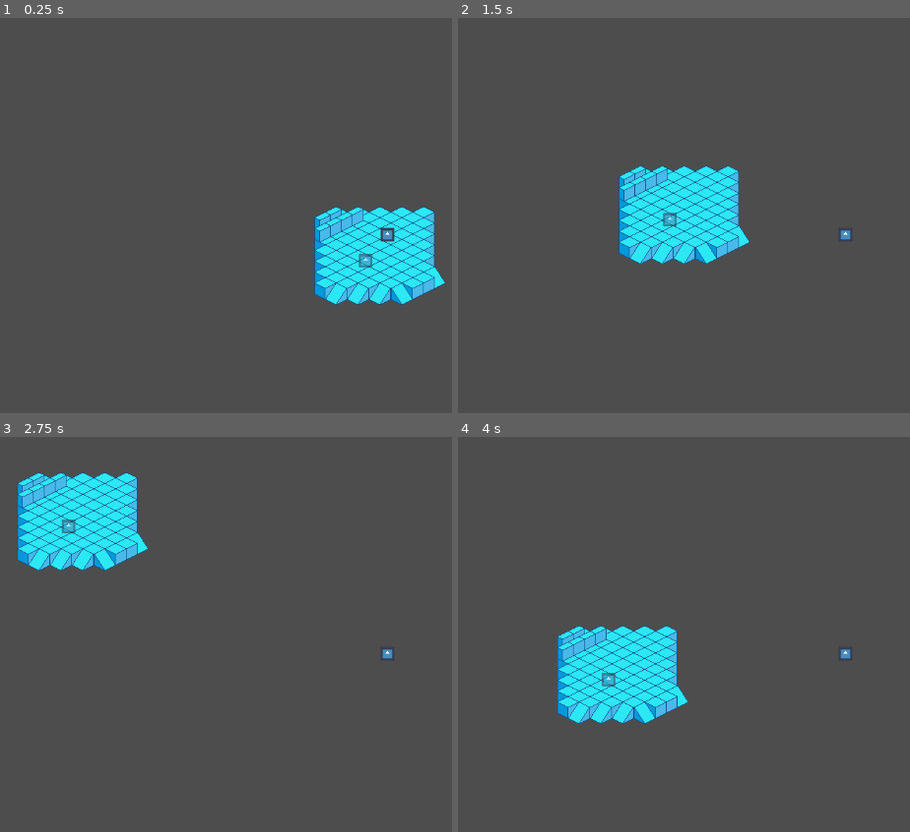
Above: before the commit, frames 1-4 (two rows, left to right).
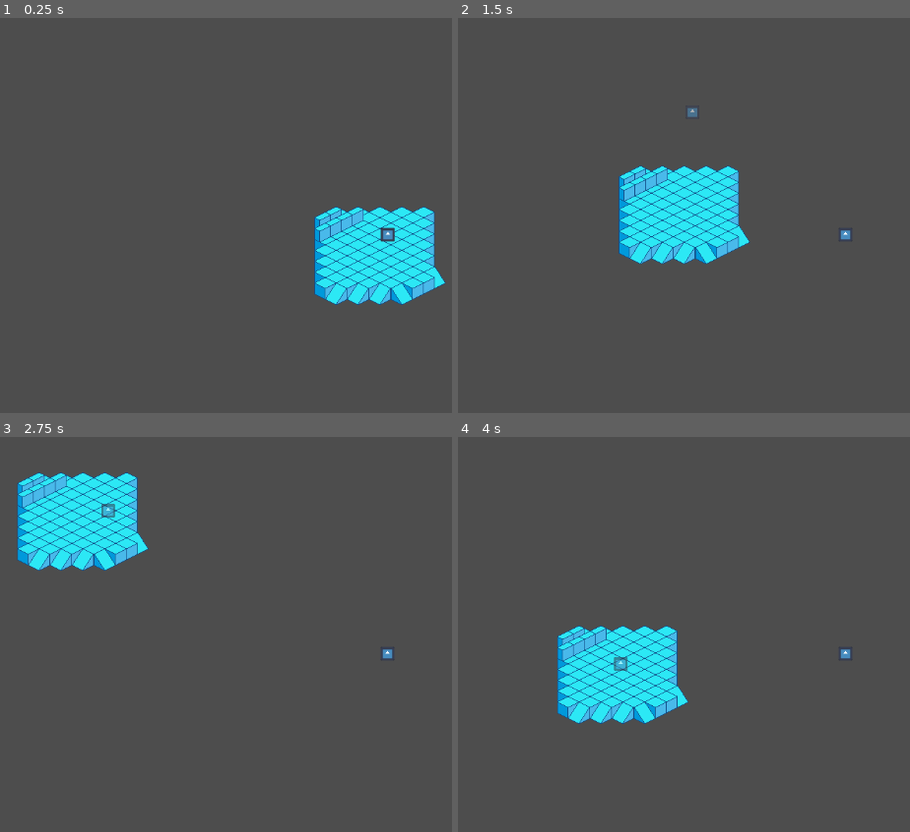
Above: after the commit, the same moments.

Repository: seanj29/LostEchoes
Game: Godot game, scene res://Scenes/Main.tscn
Same seed, same stepped clock (60 frames per second), same inputs: the game is played once before the commit and once after it. The engine's default icon, where the game draws it, is replaced by a stand-in: a white triangle on a blue panel in a dark square.
Inputs:
- Up to frame 1 (0.25 s): no input
- Up to frame 2 (1.5 s): tap Enter at 0.5 s; hold Right (Right) 0.53-1.28 s; tap Space (Special) at 0.6, 1.35 s; hold Down (Down) from 1.28 s (still down)
- Up to frame 3 (2.75 s): release Down (Down) at 2.03 s; hold Right (Right) from 2.03 s (still down); tap Space (Special) at 2.1 s
- Up to frame 4 (4 s): release Right (Right) at 2.78 s; hold Up (Up) 2.78-3.53 s; tap Space (Special) at 2.85, 3.6 s; hold Left (Left) from 3.53 s (still down)

The runs differ from the first frame. In frame 1, 0.1% of the frame differs, in the area x 79-88%, y 53-64%; in frame 2, 0.2%; in frame 3, 0.2%, in the area x 13-26%, y 16-25%; in frame 4, 0.2%.

Commit message:
made the ghost and gave up on trying to do some match/case statement

Diff:
--- a/Resources/Ghosts/replay1.tres
+++ b/Resources/Ghosts/replay1.tres
@@ -1,23 +1,17 @@
 [gd_resource type="Resource" script_class="ReplayGhost" load_steps=2 format=3]
 
-[ext_resource type="Script" path="res://Scripts/ReplayScript.gd" id="1_akgo2"]
+[ext_resource type="Script" path="res://Scripts/ReplayScript.gd" id="1_dq88o"]
 
 [resource]
-script = ExtResource("1_akgo2")
+script = ExtResource("1_dq88o")
 level = 1
 Replay = {
-31: ["Up_pressed"],
-42: ["Left_pressed"],
-45: ["Up_released"],
-46: ["Right_pressed"],
-52: ["Down_pressed", "Left_released"],
-59: ["Left_pressed"],
-60: ["Right_released"],
-61: ["Down_released"],
-69: ["Up_pressed"],
-70: ["Right_pressed"],
-71: ["Left_released"],
-81: ["Left_pressed"],
-84: ["Up_released", "Right_released"],
-88: ["Left_released"]
+67: ["Up_pressed", ["x = ", 421.0], ["y = ", 249.0]],
+91: ["Up_released", ["x = ", 421.0], ["y = ", 129.0]],
+115: ["Down_pressed", ["x = ", 421.0], ["y = ", 129.0]],
+142: ["Down_released", ["x = ", 421.0], ["y = ", 264.0]],
+161: ["Right_pressed", ["x = ", 421.0], ["y = ", 264.0]],
+187: ["Right_released", ["x = ", 551.0], ["y = ", 264.0]],
+206: ["Left_pressed", ["x = ", 551.0], ["y = ", 264.0]],
+235: ["Left_released", ["x = ", 406.0], ["y = ", 264.0]]
 }
--- a/Scenes/GhostsMovement.gd
+++ b/Scenes/GhostsMovement.gd
@@ -5,16 +5,66 @@
 
 var ReplayDict: Dictionary
 
+enum ActionsEnum {MOVE_LEFT,MOVE_RIGHT, MOVE_UP, MOVE_DOWN, SPECIAL}
 var currentFrame: int = 0
+var ActionsState := {Up_pressed = false, Down_pressed = false, Left_pressed = false, Right_pressed = false}
 # Called when the node enters the scene tree for the first time.
 func _ready():
 	var LoadedReplay: ReplayGhost = Level.load_new("res://Resources/Ghosts/replay1.tres")
-	ReplayDict = LoadedReplay.Replay
+	if LoadedReplay:
+		ReplayDict = LoadedReplay.Replay
+		print("GhostMovement.gd: resource loaded")
+	else:
+		print("GhostMovement.gd: No Resource found yet")
 
 
 # Called every frame. 'delta' is the elapsed time since the previous frame.
 func _physics_process(_delta):
-	currentFrame += 1
-	var ActionsTaken = ReplayDict.get(currentFrame)
-	if ActionsTaken:
-		print(ActionsTaken)
+
+
+	if ReplayDict:
+		currentFrame += 1
+		var ActionsTaken = ReplayDict.get(currentFrame)
+		if ActionsTaken:
+			for Action in ActionsTaken:
+				if Action is String:
+					parseAction(Action)
+
+	Movement(ActionsState)
+
+
+
+func parseAction(Action: String):
+	match Action.to_lower():
+		"up_pressed":
+			ActionsState.Up_pressed = true
+		"up_released":
+			ActionsState.Up_pressed = false
+		"down_pressed":
+			ActionsState.Down_pressed = true
+		"down_released":
+			ActionsState.Down_pressed = false
+		"left_pressed":
+			ActionsState.Left_pressed = true
+		"left_released":
+			ActionsState.Left_pressed = false
+		"right_pressed":
+			ActionsState.Right_pressed = true
+		"right_released":
+			ActionsState.Right_pressed = false
+		var anything_else:
+			print(anything_else)
+	return
+
+
+func Movement(StateDict: Dictionary) -> void:
+
+	if StateDict.Up_pressed:
+		position.y -= 5
+	if StateDict.Down_pressed:
+		position.y += 5
+	if StateDict.Left_pressed:
+		position.x -= 5
+	if StateDict.Right_pressed:
+		position.x += 5
+	return
--- a/Scenes/Main.tscn
+++ b/Scenes/Main.tscn
@@ -19,5 +19,5 @@
 floor_stop_on_slope = false
 
 [node name="MainGhost" parent="." instance=ExtResource("3_a4wib")]
-position = Vector2(389, 287)
+position = Vector2(422, 249)
 scale = Vector2(0.16, 0.16)
--- a/Scripts/PlayerMovement.gd
+++ b/Scripts/PlayerMovement.gd
@@ -21,10 +21,10 @@
 	var LoadedReplay: ReplayGhost = Level.load_new("res://Resources/Ghosts/replay1.tres")
 	if LoadedReplay:
 		ReplayDict = LoadedReplay.Replay
-		print("resource loaded")
+		print("PlayMovement.gd: resource loaded")
 	else:
 		ReplayDict = Level.ReplayResource.Replay
-		print("Resource not found")
+		print("PlayMovement.gd: Resource not found")
 
 
 func _physics_process(_delta):
@@ -41,22 +41,28 @@
 func _unhandled_key_input(event: InputEvent):
 
 	var Frame := Engine.get_physics_frames()
-	var filteredArray := ActionArray.filter(
-		func(action:String) -> bool:
-		return event.is_action(action)
-	)
 
-	var actionsThisFrame := filteredArray.map(
+	var actionsMap := ActionArray.map(
 		func(action: String):
 		if event.is_action_pressed(action):
 			return "%s_pressed" % action
 		elif event.is_action_released(action):
 			return "%s_released" % action
 		else:
-			return action
+			return
 		)
 
+	var actionsThisFrame := actionsMap.filter(
+		func(action) -> bool:
+		return action != null
+	)
+
+
 	if not actionsThisFrame.is_empty():
+		var currentX = position.x
+		var currentY = position.y
+		actionsThisFrame.append(["x = ",currentX])
+		actionsThisFrame.append(["y = ",currentY])
 		if !ReplayDict.has(Frame):
 			ReplayDict[Frame] = actionsThisFrame
 		else:
